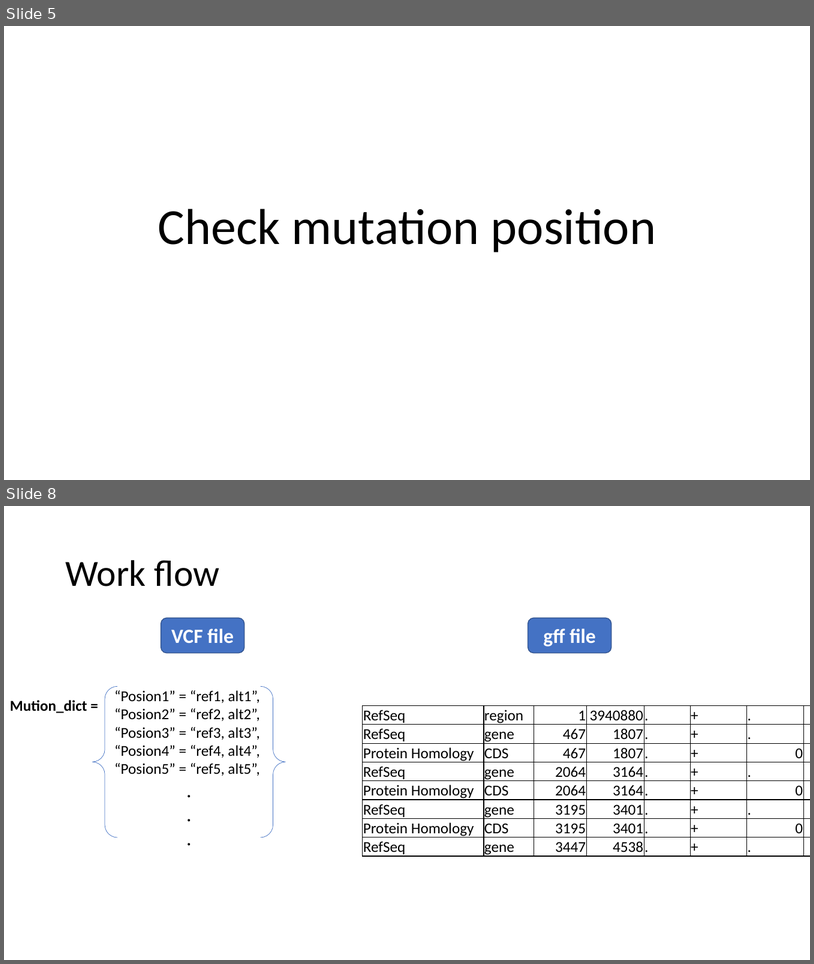
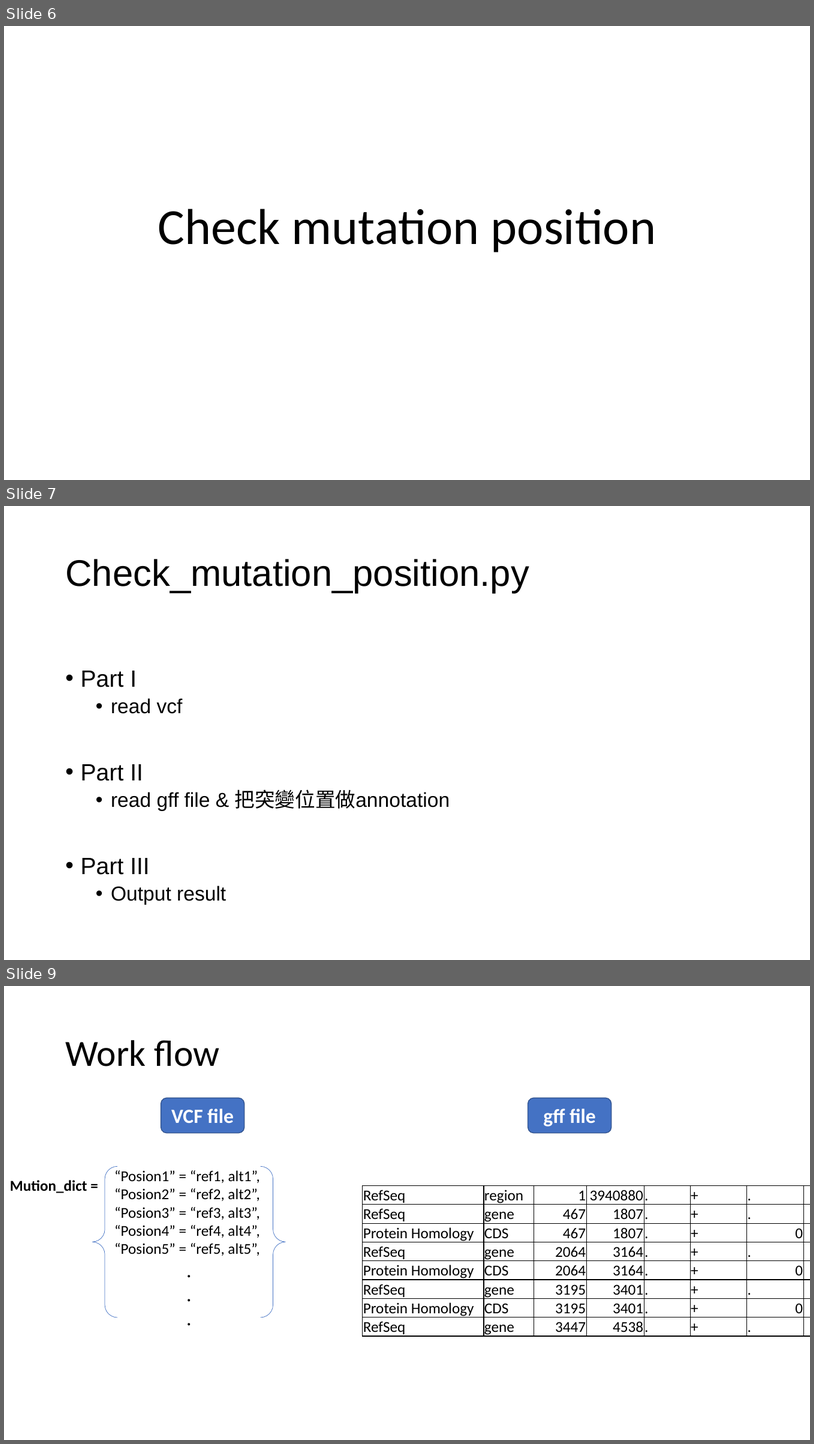
Before and after one commit to HuangDeneil/genome_analysis_python_version, a slide deck: pipeline/pipeline_final.pptx. Shown one above the other, each under a label of ours: slides 5 and 8 before the commit, slides 6, 7 and 9 after it; the slides between them are not shown. The pictures are 814x964 and 814x1444 pixels, drawn with LibreOffice and Linux fonts; fonts in the diff are those of the drawing. Boxes give left, top, right and bottom in pixels: in the first picture for what was removed or moved away, otherwise in the second. Text is boxed around its words. In the diff, an @@ line names an element or a change of style, - is before the commit and + after.

```diff
--- a/pipeline/pipeline_final.pptx
+++ b/pipeline/pipeline_final.pptx
@@ slide 7 added at (4, 506, 810, 960), background #FFFFFF @@
@@ title added at (65, 559, 529, 593), 44 pt, text #000000 @@
+Check_mutation_position.py
@@ text added at (81, 670, 450, 904), 24 pt, text #000000 @@
+• Part I
+  • read vcf
+• Part II
+  • read gff file & 把突變位置做annotation
+• Part III
+  • Output result
@@ what was slide 5 is now slide 6 @@
@@ what was slide 8 is now slide 9 @@
```
Also in this commit, not shown: 6 slides changed, 1 other slide added, 1 other file.
